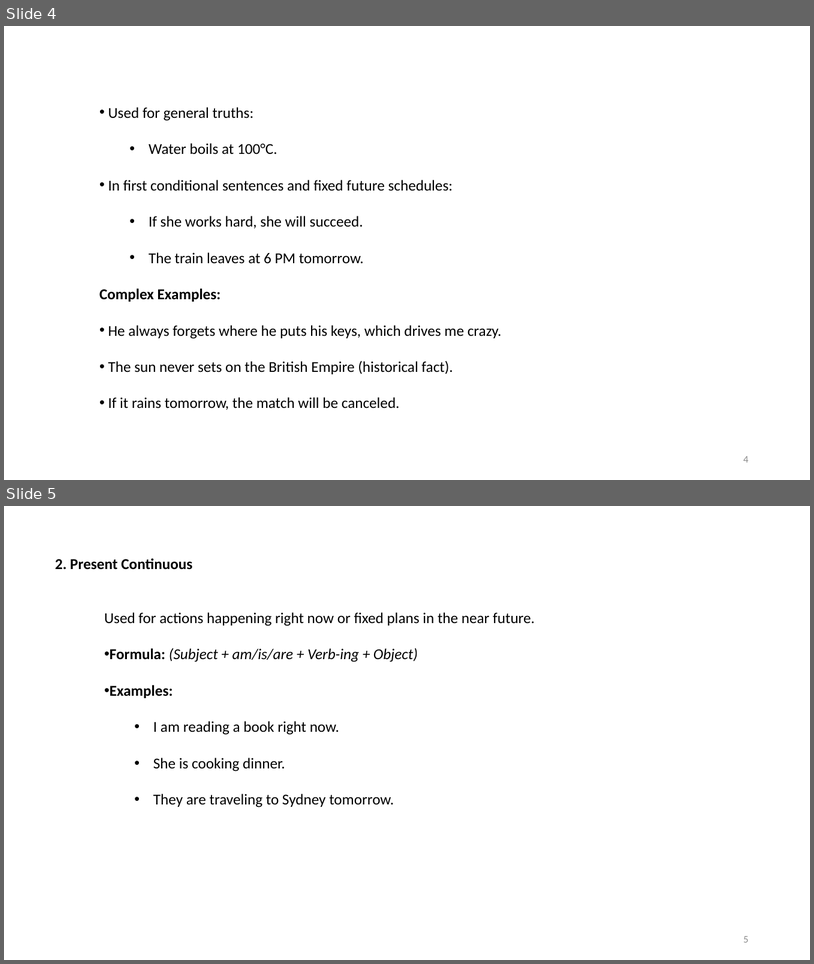
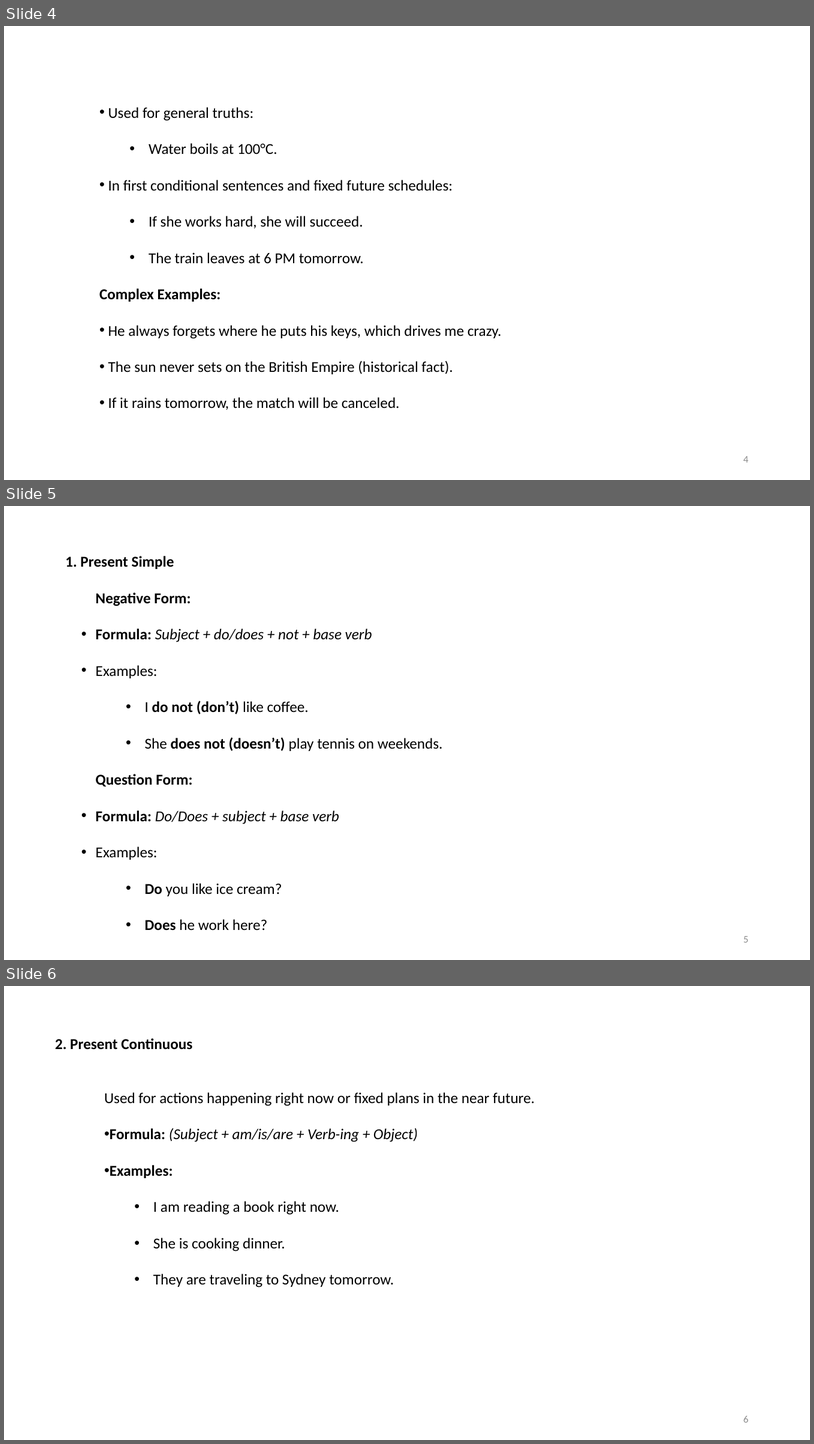
Before and after one commit to mmmovahed/English_grammer_self_study, a slide deck: English.pptx. Shown one above the other, each under a label of ours: slides 4 and 5 before the commit, slides 4, 5 and 6 after it. The pictures are 814x964 and 814x1444 pixels, drawn with LibreOffice and Linux fonts; fonts in the diff are those of the drawing. Boxes give left, top, right and bottom in pixels: in the first picture for what was removed or moved away, otherwise in the second. Text is boxed around its words. In the diff, an @@ line names an element or a change of style, - is before the commit and + after.

Commit message:
negative and question form have been added.

```diff
--- a/English.pptx
+++ b/English.pptx
@@ slide 5 added at (4, 506, 810, 960), background #FFFFFF @@
@@ text added at (65, 556, 443, 930), 18 pt, text #000000 @@
+1. Present Simple
+  Negative Form:
+  • Formula: Subject + do/does + not + base verb
+  • Examples:
+    • I do not (don’t) like coffee.
+    • She does not (doesn’t) play tennis on weekends.
+  Question Form:
+  • Formula: Do/Does + subject + base verb
+  • Examples:
+    • Do you like ice cream?
+    • Does he work here?
@@ page number added at (744, 936, 749, 942), 12 pt, text #8C8C8C @@
+5
@@ what was slide 5 is now slide 6 @@
@@ page number at (744, 1416, 749, 1422): text changed @@
-5
+6
```
Also in this commit, not shown: 3 other slides added.
